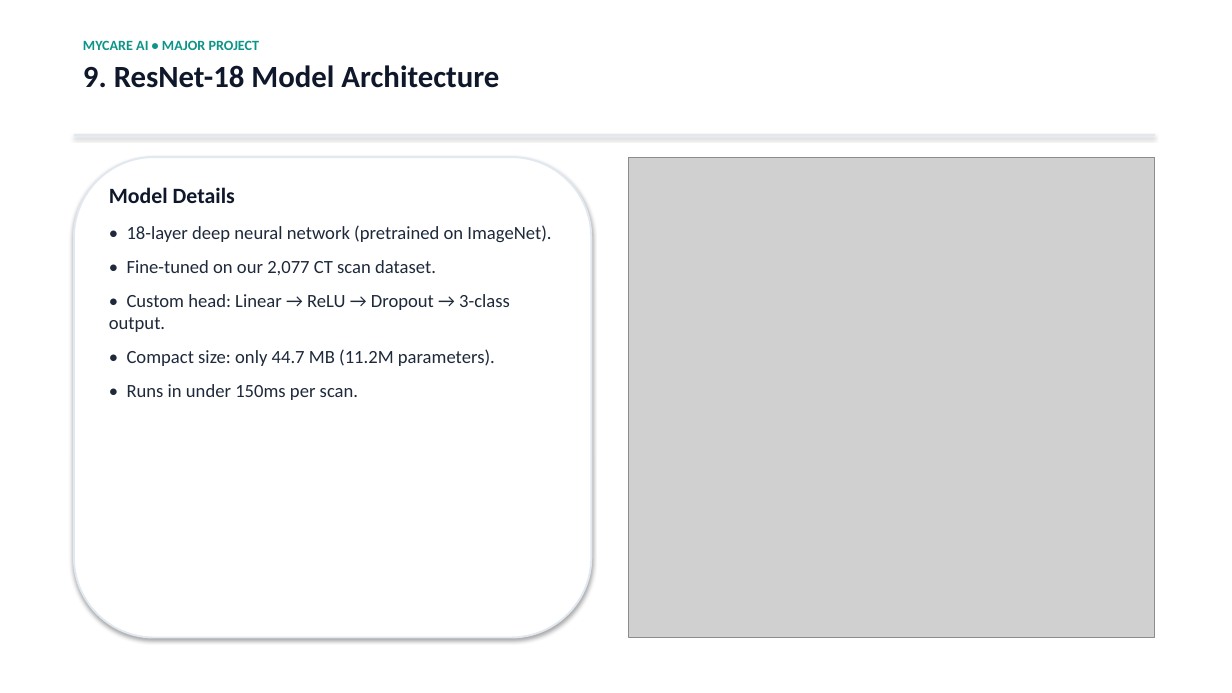
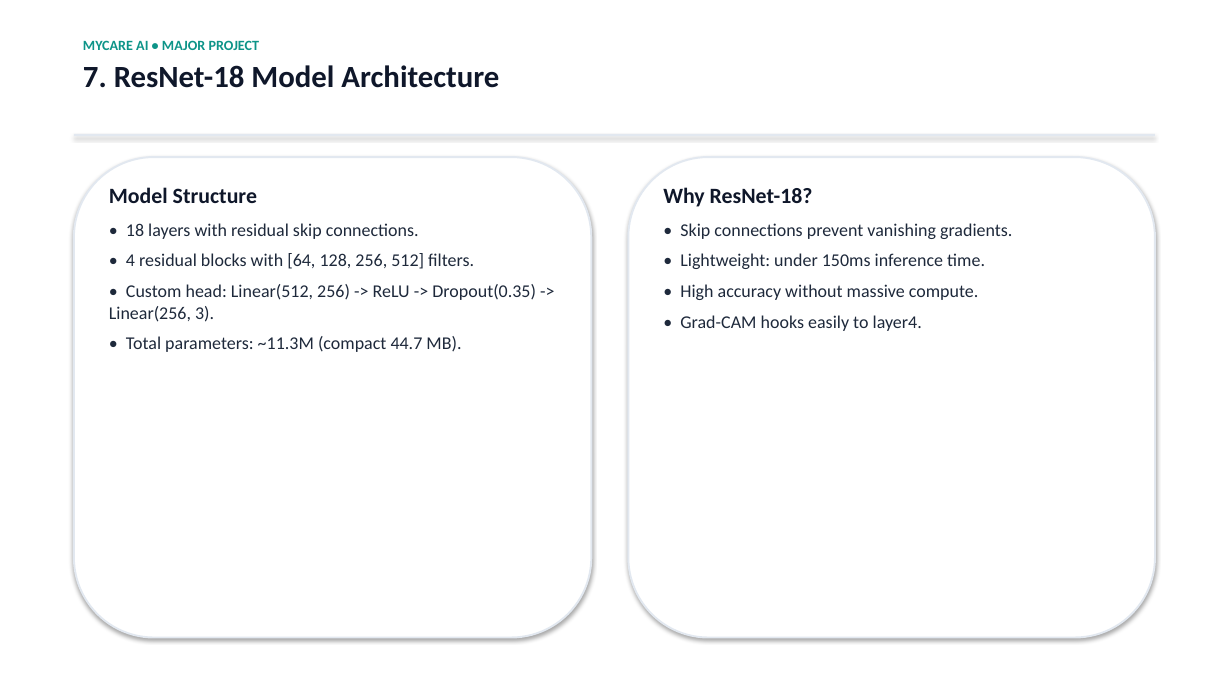
Before and after one commit to vinithram2/MyCare-Lung-Cancer-Detection, a slide deck: slide 8 of Project_Documents/MyCare_Lung_Cancer_Detection_Full.pptx (slide 10 before the commit). Drawn at 1232x693 pixels with LibreOffice and Linux fonts; fonts in the diff are those of the drawing; grey boxes stand for pictures. Boxes give left, top, right and bottom in pixels: in the first picture for what was removed or moved away, otherwise in the second. Text is boxed around its words. In the diff, an @@ line names an element or a change of style, - is before the commit and + after.

Commit message:
Add full experimental results: Confusion Matrix, ROC-AUC curves, and 15 Grad-CAM CT scan cases to PPT

```diff
--- a/Project_Documents/MyCare_Lung_Cancer_Detection_Full.pptx
+++ b/Project_Documents/MyCare_Lung_Cancer_Detection_Full.pptx
@@ text at (x1=83, y1=65, x2=499, y2=88): text changed @@
-9. ResNet-18 Model Architecture
+7. ResNet-18 Model Architecture
@@ picture removed at (x1=628, y1=157, x2=1155, y2=638) @@
@@ rounded rectangle added at (x1=628, y1=157, x2=1155, y2=638), fill #FFFFFF, outline #E2E8F0 1.5 pt @@
@@ text at (x1=109, y1=187, x2=536, y2=352): text changed; size 14.5 to 14 pt @@
-Model Details
-• 18-layer deep neural network (pretrained on ImageNet).
-• Fine-tuned on our 2,077 CT scan dataset.
-• Custom head: Linear → ReLU → Dropout → 3-class output.
-• Compact size: only 44.7 MB (11.2M parameters).
-• Runs in under 150ms per scan.
+Model Structure
+• 18 layers with residual skip connections.
+• 4 residual blocks with [64, 128, 256, 512] filters.
+• Custom head: Linear(512, 256) -> ReLU -> Dropout(0.35) -> Linear(256, 3).
+• Total parameters: ~11.3M (compact 44.7 MB).
@@ text added at (x1=663, y1=187, x2=1012, y2=331), 14 pt, text #1E293B @@
+Why ResNet-18?
+• Skip connections prevent vanishing gradients.
+• Lightweight: under 150ms inference time.
+• High accuracy without massive compute.
+• Grad-CAM hooks easily to layer4.
```
Also in this commit, not shown: 14 other slides changed, 11 slides added, 13 slides removed, 6 other files.
